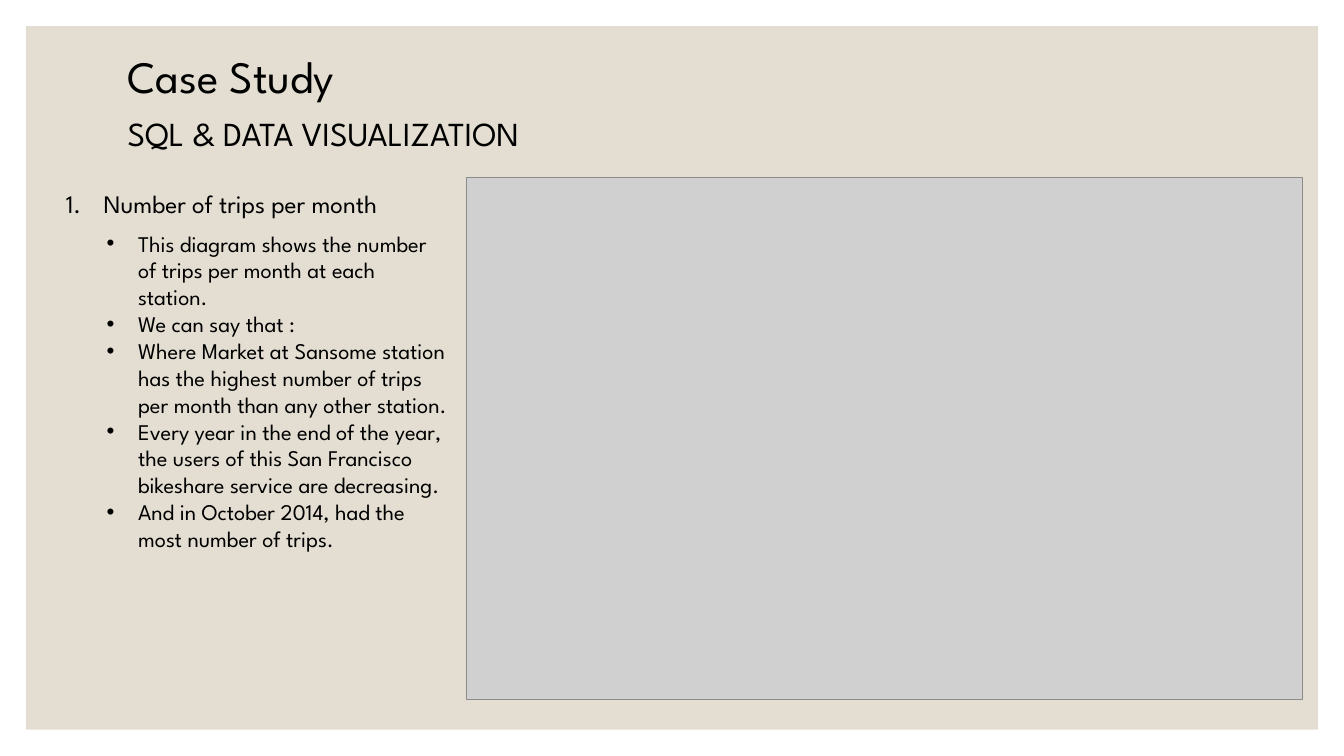
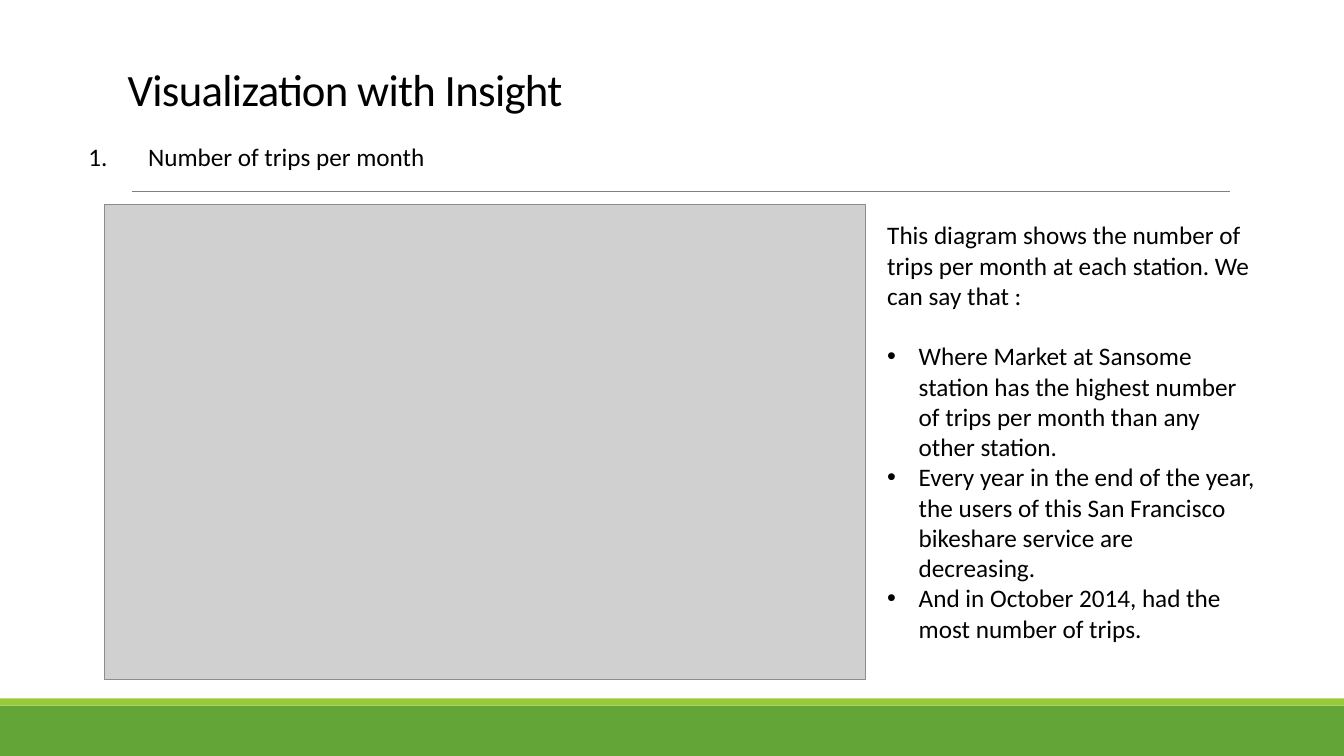
Before and after one commit to damalialutfiani/Assignment1-Data-Analytics-revou, a slide deck: slide 10 of ASSIGNMENT1.pptx (slide 6 before the commit). Drawn at 1344x756 pixels with LibreOffice and Linux fonts; fonts in the diff are those of the drawing; grey boxes stand for pictures. Boxes give left, top, right and bottom in pixels: in the first picture for what was removed or moved away, otherwise in the second. Text is boxed around its words. In the diff, an @@ line names an element or a change of style, - is before the commit and + after.

```diff
--- a/ASSIGNMENT1.pptx
+++ b/ASSIGNMENT1.pptx
@@ rectangle removed at box(26, 26, 1319, 730) @@
@@ title "Visualization with Insight" at box(128, 75, 563, 114): vertical alignment middle to bottom @@
@@ title at box(128, 75, 563, 114): text changed; font League Spartan to Calibri @@
-Case Study
+Visualization with Insight
@@ text "Number of trips per month": place and size @@
-text "Number of trips per month" at box(104, 195, 377, 219)
+text "Number of trips per month" at box(148, 148, 424, 170)
@@ text "Number of trips per month" at box(148, 148, 424, 170): font League Spartan to Calibri; indent changed @@
@@ text removed at box(128, 123, 519, 150) @@
-SQL & DATA VISUALIZATION
@@ picture: place and size @@
-picture at box(467, 177, 1303, 700)
+picture at box(104, 205, 865, 681)
@@ line added from (132, 192) to (1231, 192), #808080 0.5 pt @@
@@ text "This diagram shows the number ...": place and size @@
-text "This diagram shows the number ..." at box(138, 236, 447, 552)
+text "This diagram shows the number ..." at box(887, 226, 1255, 642)
@@ text at box(887, 226, 1249, 309): text changed; size 16 to 18 pt; font League Spartan to Calibri @@
-• This diagram shows the number of trips per month at each station.
-• We can say that :
+This diagram shows the number of trips per month at each station. We can say that :
@@ text at box(919, 347, 1255, 642): size 16 to 18 pt, font League Spartan to Calibri in "Where Market at Sansome station has the ...", "Every year in the end of the ...", "And in October 2014, had the most ..." @@
@@ rectangle added at box(0, 706, 1344, 756), fill #63A537 @@
@@ rectangle added at box(0, 699, 1344, 706), fill #99CB38 @@
```
Also in this commit, not shown: 9 other slides changed, 5 slides added, 5 slides removed.
